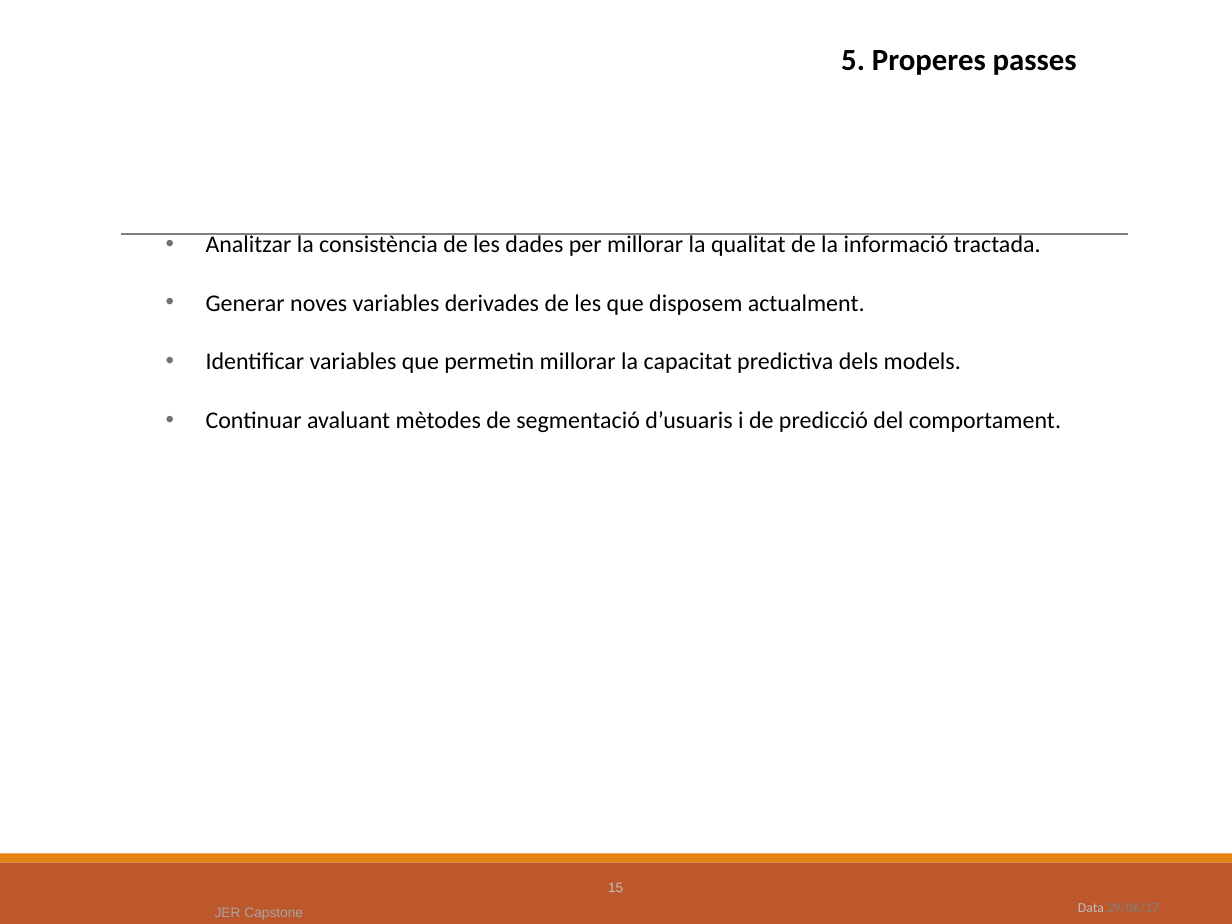
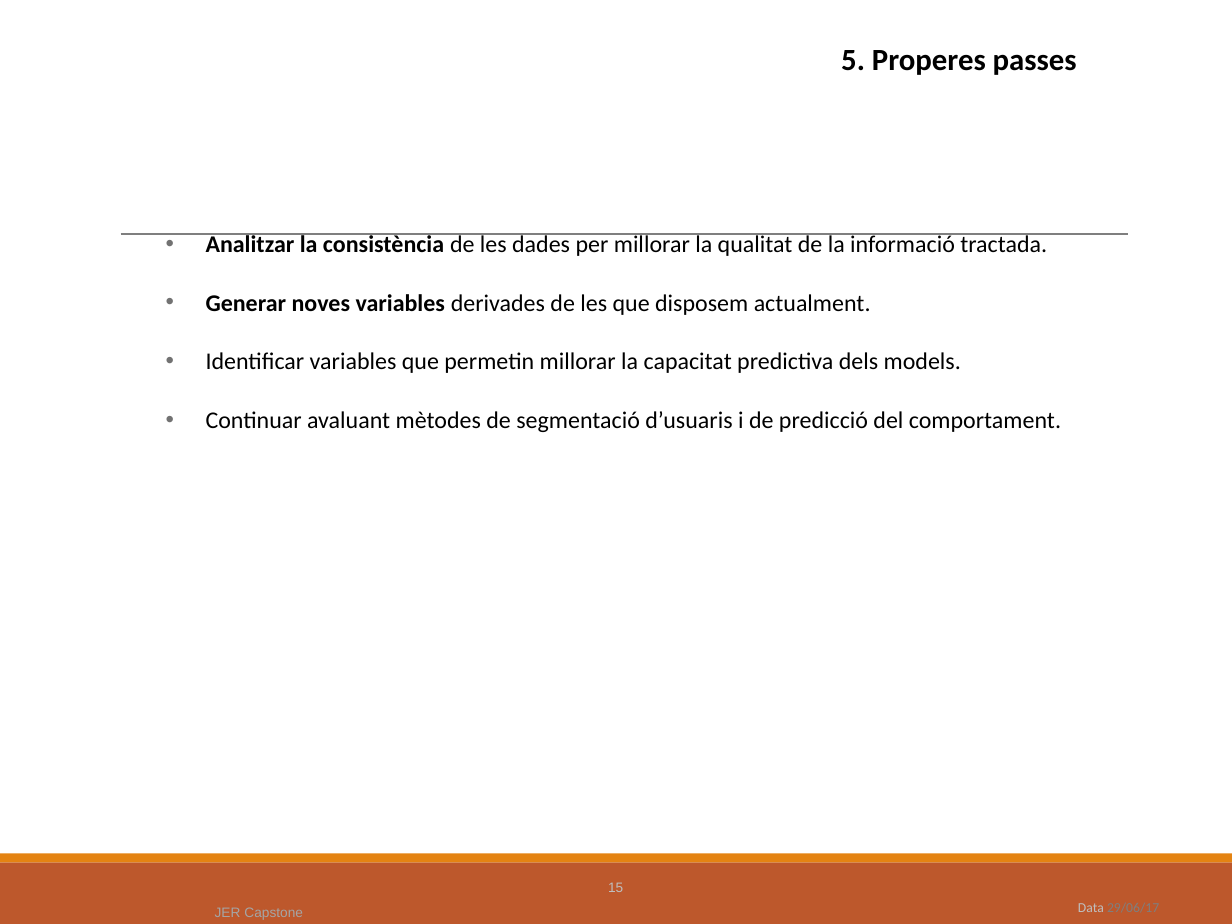
Before and after one commit to jercapstone/UBCapstonePG, a slide deck: slide 15 of JER_Capstone.pptx. Drawn at 1232x924 pixels with LibreOffice and Linux fonts; fonts in the diff are those of the drawing; background and template pictures are left out. Boxes give left, top, right and bottom in pixels: in the first picture for what was removed or moved away, otherwise in the second. Text is boxed around its words. In the diff, an @@ line names an element or a change of style, - is before the commit and + after.

```diff
--- a/JER_Capstone.pptx
+++ b/JER_Capstone.pptx
@@ text at box(206, 233, 1047, 315): bold on in "Analitzar la consistència", "Generar noves variables" @@
```
Also in this commit, not shown: 3 other slides changed.
